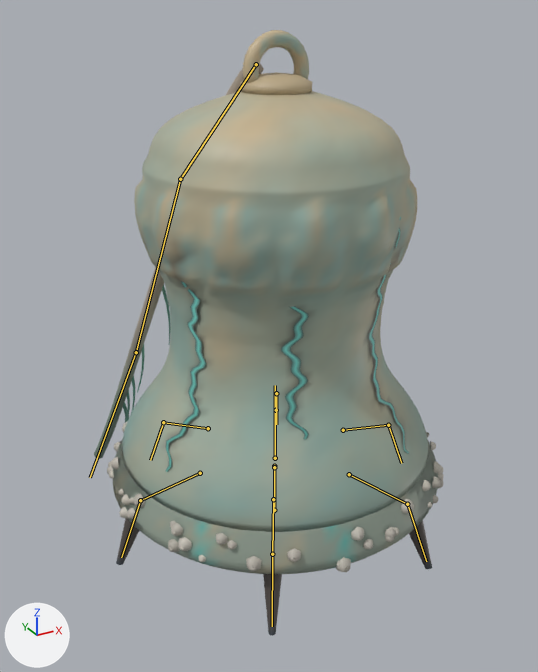
Before and after pictures for a commit that changed the glTF model assets/creatures/drownbell/drownbell.glb.
Both versions are drawn from a 50 mm lens placed at (-1.72, -3.06, 2.63), pointed at (-0.03, 0.02, 1.09). The axes (+X, +Y, +Z) are drawn at lower left. The lights are the same throughout. The older version comes first. The bones that bend it are drawn over the model as lines.

Names of what the first picture shows: 'Rim', 'RimBroken', 'drownbell'.
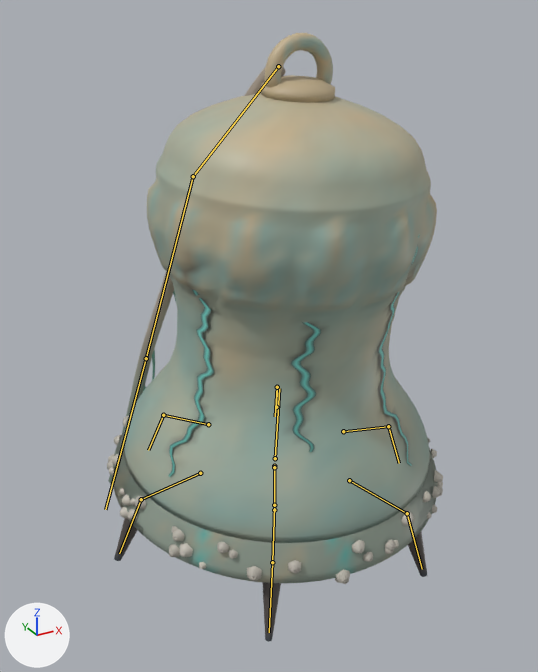
The newer file adds an action. The first version stands in its rest pose; the second is drawn at frame 18 of the action 'idle_b'.

What differs and where, as boxes [x1, y1, x2, y2] in the pictures (538 x 672 px):
'drownbell', posed: before [94, 30, 432, 636]; after [108, 33, 437, 642]
'Rim', posed (10% taller): before [107, 422, 441, 574]; after [107, 416, 441, 584]
'RimBroken', posed (mostly hidden): before [108, 425, 443, 518]; after [108, 419, 443, 519]
bone 'bell', root to tip: before (274, 466) to (274, 464); after (274, 466) to (275, 464)
bone 'rope1', root to tip: before (180, 179) to (136, 352); after (193, 176) to (146, 358)
bone 'rope2', root to tip: before (136, 352) to (90, 477); after (146, 358) to (105, 509)

What the commit changed:
Bone 'bell' (bone_bell) turns from (0, 0, 0) to (4, 0, -1) degrees about its own x, y and z.
Bone 'rope1' (bone_rope1) turns from (0, 0, 0) to (-6, 1, 1) degrees about its own x, y and z.
Bone 'rope2' (bone_rope2) turns from (0, 0, 0) to (-8, 2, 1) degrees about its own x, y and z.
